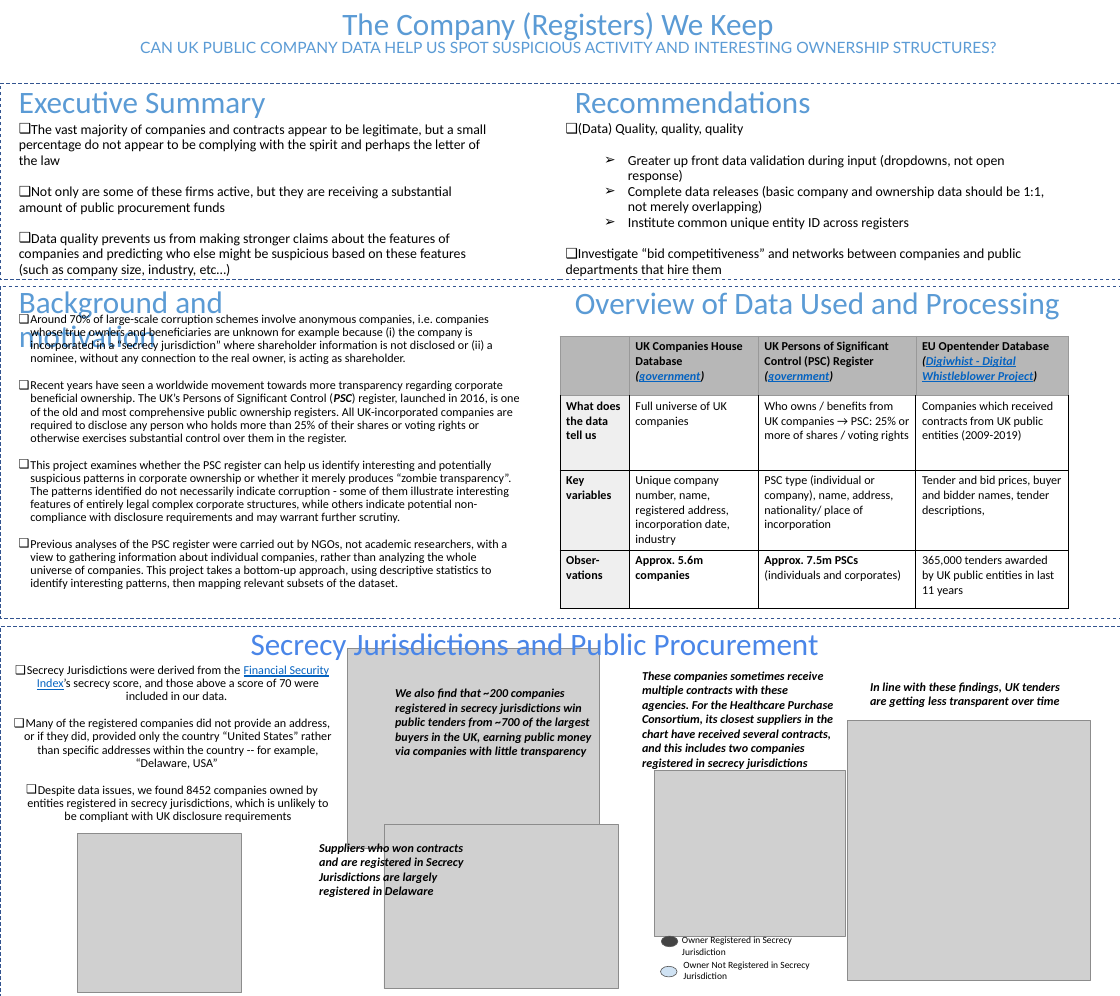
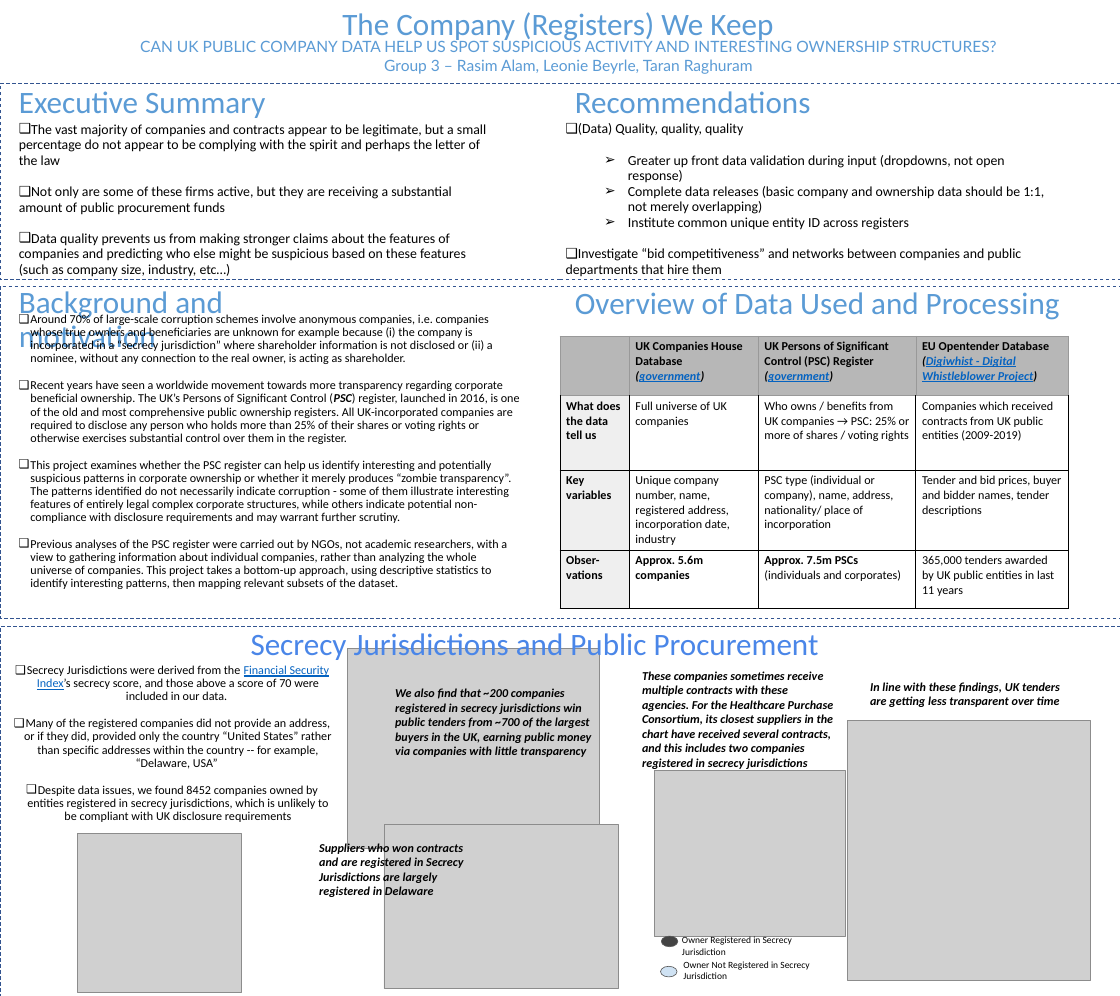
Before and after one commit to traghuram/17.835_Group3, a slide deck: slide 1 of Secrecy_Jurisdiction_Poster_Group_3.pptx. Drawn at 1120x996 pixels with LibreOffice and Linux fonts; fonts in the diff are those of the drawing; grey boxes stand for pictures. Boxes give left, top, right and bottom in pixels: in the first picture for what was removed or moved away, otherwise in the second. Text is boxed around its words. In the diff, an @@ line names an element or a change of style, - is before the commit and + after.

```diff
--- a/Secrecy_Jurisdiction_Poster_Group_3.pptx
+++ b/Secrecy_Jurisdiction_Poster_Group_3.pptx
@@ subtitle at bbox=[384, 59, 753, 74]: paragraph added @@
+Group 3 – Rasim Alam, Leonie Beyrle, Taran Raghuram
@@ table at bbox=[560, 336, 1068, 611] @@
-row 3, column 4: Tender and bid prices, buyer and bidder names, tender descriptions,
+row 3, column 4: Tender and bid prices, buyer and bidder names, tender descriptions
```
Also in this commit, not shown: 3 other files.
